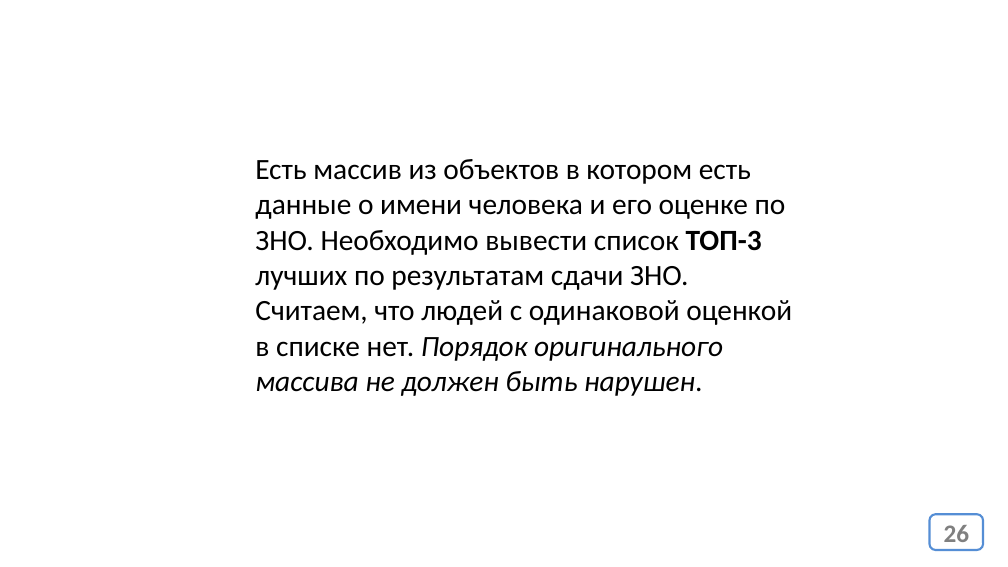
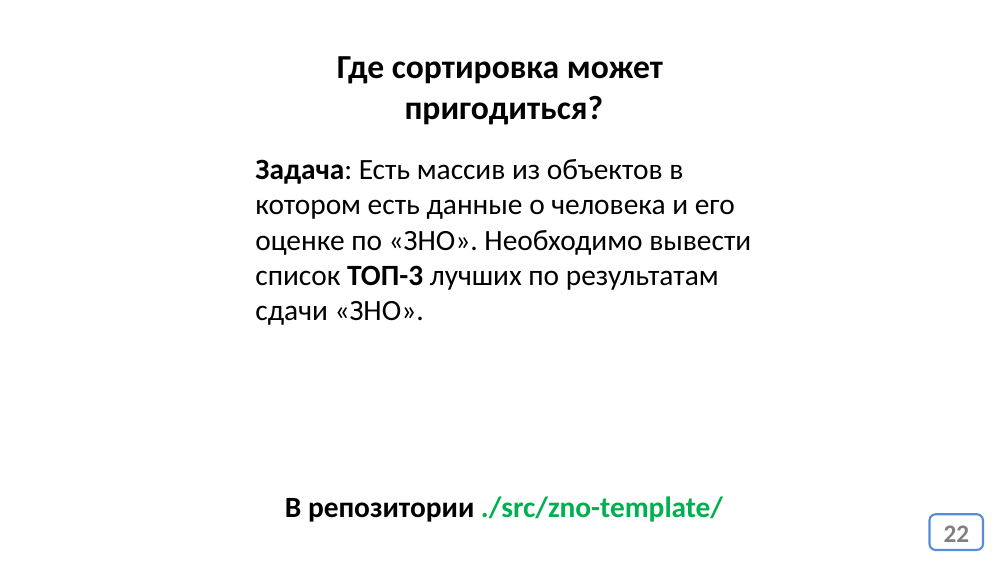
Before and after one commit to js-11-ort-dnipro/lesson03, a slide deck: slide 22 of lesson03.pptx (slide 26 before the commit). Drawn at 1008x567 pixels with LibreOffice and Linux fonts; fonts in the diff are those of the drawing. Boxes give left, top, right and bottom in pixels: in the first picture for what was removed or moved away, otherwise in the second. Text is boxed around its words. In the diff, an @@ line names an element or a change of style, - is before the commit and + after.

```diff
--- a/lesson03.pptx
+++ b/lesson03.pptx
@@ text added at box(337, 56, 663, 125), 32 pt, text #000000, bold @@
+Где сортировка может
+пригодиться?
@@ text at box(255, 159, 751, 325): text changed @@
-Есть массив из объектов в котором есть данные о имени человека и его оценке по ЗНО. Необходимо вывести список ТОП-3 лучших по результатам сдачи ЗНО. Считаем, что людей с одинаковой оценкой в списке нет. Порядок оригинального массива не должен быть нарушен.
+Задача: Есть массив из объектов в котором есть данные о человека и его оценке по «ЗНО». Необходимо вывести список ТОП-3 лучших по результатам сдачи «ЗНО».
@@ text added at box(285, 496, 723, 522), 28 pt, text #00B050, bold @@
+В репозитории ./src/zno-template/
@@ page number at box(944, 525, 970, 542): text changed @@
-26
+22
```
Also in this commit, not shown: 1 slide added, 1 slide removed, 3 other files.
